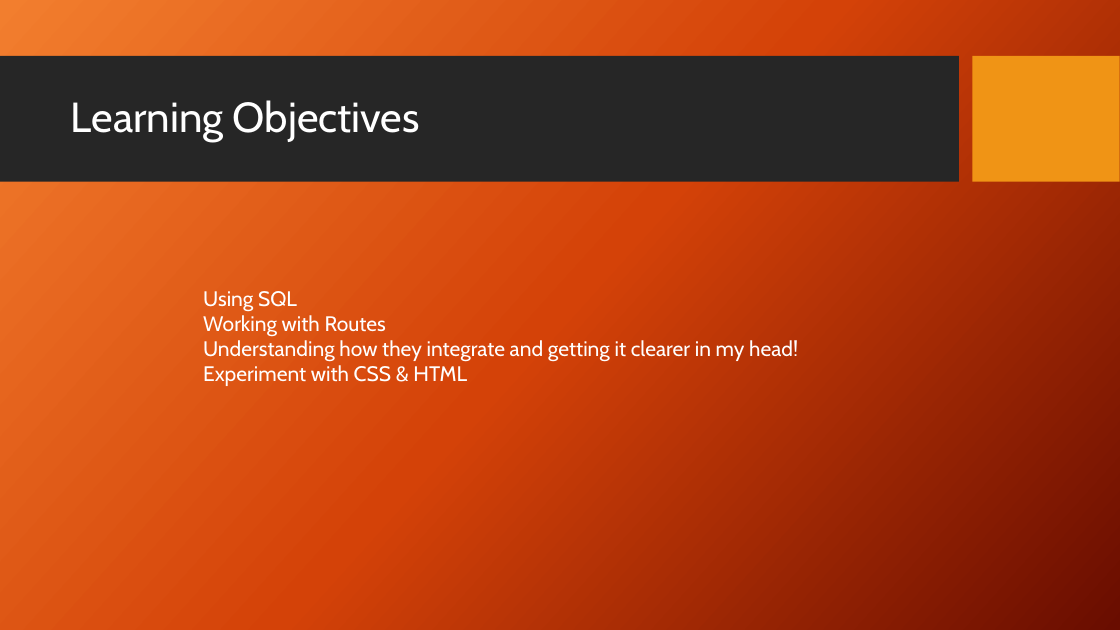
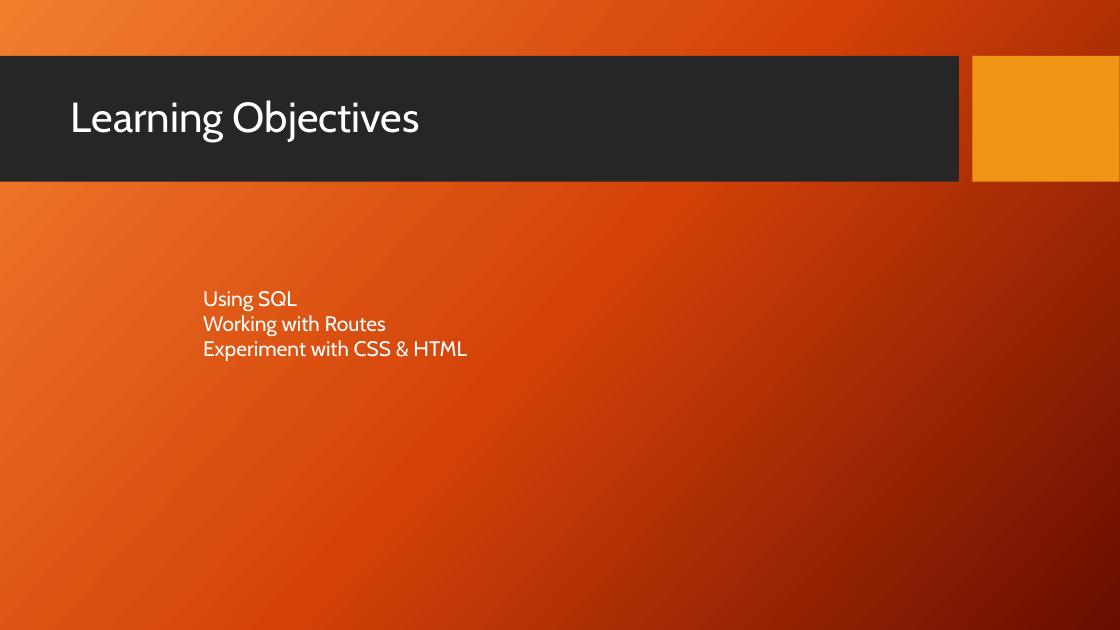
Before and after one commit to Peetfire/Animal_magic, a slide deck: slide 9 of Presentation/Vet Managment.pptx. Drawn at 1120x630 pixels with LibreOffice and Linux fonts; fonts in the diff are those of the drawing; background and template pictures are left out. Boxes give left, top, right and bottom in pixels: in the first picture for what was removed or moved away, otherwise in the second. Text is boxed around its words. In the diff, an @@ line names an element or a change of style, - is before the commit and + after.

```diff
--- a/Presentation/Vet Managment.pptx
+++ b/Presentation/Vet Managment.pptx
@@ text at <box>203,340,798,362</box>: paragraph removed @@
-Understanding how they integrate and getting it clearer in my head!
```
Also in this commit, not shown: 6 other files.
